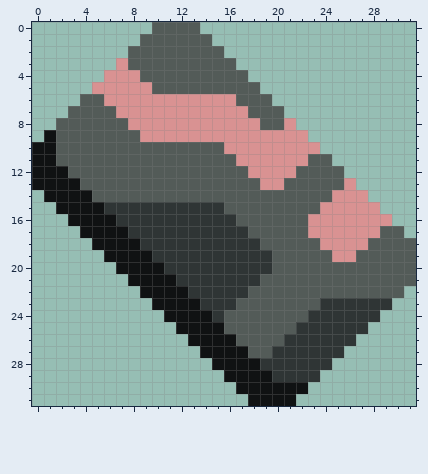
Pixel-art sprite -- sprites/items/mech-plating.png. Above, as it was before the edit.
The file is 32x32 pixels.
And afterwards:
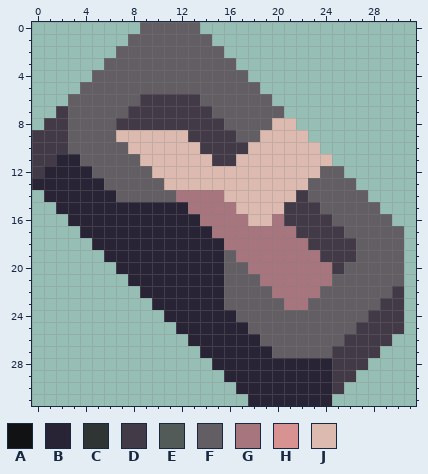
Palette (. is transparent): A #101213  B #292435  C #2f3535  D #433a48  E #535b58  F #625e63  G #a7757d  H #d99292  J #ddbaaf
Edits made:
@@ x 0..31 @@
- 0 ..........EEEE..................
- 1 .........EEEEEE.................
- 2 ........EEEEEEEE................
- 3 .......HEEEEEEEEE...............
- 4 ......HHHEEEEEEEEE..............
- 5 .....HHHHHEEEEEEEEE.............
- 6 ....EEHHHHHHHHHHHEEE............
- 7 ...EEEEHHHHHHHHHHHEEE...........
- 8 ..EEEEEEHHHHHHHHHHHEEH..........
- 9 .AEEEEEEEHHHHHHHHHHHHHH.........
-10 AAEEEEEEEEEEEEEEHHHHHHHH........
-11 AAEEEEEEEEEEEEEEEHHHHHHEE.......
-12 AAAEEEEEEEEEEEEEEEHHHHEEEE......
-13 AAAAEEEEEEEEEEEEEEEHHEEEEEH.....
-14 .AAAAEEEEEEEEEEEEEEEEEEEEHHH....
-15 ..AAAACCCCCCCCCCEEEEEEEEHHHHH...
-16 ...AAAACCCCCCCCCCEEEEEEHHHHHHH..
-17 ....AAAACCCCCCCCCCEEEEEHHHHHHEE.
-18 .....AAAACCCCCCCCCCEEEEEHHHHEEEE
-19 ......AAAACCCCCCCCCCEEEEEHHEEEEE
-20 .......AAAACCCCCCCCCEEEEEEEEEEEE
-21 ........AAAACCCCCCCEEEEEEEEEEEEE
-22 .........AAAACCCCCEEEEEEEEEEEEE.
-23 ..........AAAACCCEEEEEEECCCCCC..
-24 ...........AAAACEEEEEEECCCCCC...
-25 ............AAAAEEEEEECCCCCC....
-26 .............AAAAEEEECCCCCC.....
-27 ..............AAAAEECCCCCC......
-28 ...............AAAACCCCCC.......
-29 ................AAAACCCC........
-30 .................AAAAAA.........
-31 ..................AAAA..........
+ 0 .........FFFFF..................
+ 1 ........FFFFFFF.................
+ 2 .......FFFFFFFFF................
+ 3 ......FFFFFFFFFFF...............
+ 4 .....FFFFFFFFFFFFF..............
+ 5 ....FFFFFFFFFFFFFFF.............
+ 6 ...FFFFFFDDDDDFFFFFF............
+ 7 ..DFFFFFDDDDDDDFFFFFF...........
+ 8 .DDFFFFDDDDDDDDDFFFFJJ..........
+ 9 DDDFFFFJJJJJJDDDDFFJJJJ.........
+10 DDDFFFFFJJJJJJDDDDJJJJJJ........
+11 DDBBFFFFFJJJJJJDDJJJJJJJJ.......
+12 DBBBBFFFFFJJJJJJJJJJJJJJFF......
+13 BBBBBBFFFFFJJJJJJJJJJJJFFFF.....
+14 .BBBBBBFFFFFGGGGJJJJJJDFFFFF....
+15 ..BBBBBBBBBBBGGGGJJJJDDDFFFFF...
+16 ...BBBBBBBBBBBGGGGJJGDDDDFFFFF..
+17 ....BBBBBBBBBBBGGGGGGGDDDDFFFFF.
+18 .....BBBBBBBBBBBGGGGGGGDDDDFFFF.
+19 ......BBBBBBBBBBFGGGGGGGDDDFFFF.
+20 .......BBBBBBBBBFFGGGGGGGDFFFFF.
+21 ........BBBBBBBBFFFGGGGGGFFFFFF.
+22 .........BBBBBBBFFFFGGGGFFFFFFD.
+23 ..........BBBBBBFFFFFGGFFFFFFDD.
+24 ...........BBBBBBFFFFFFFFFFFDDD.
+25 ............BBBBBBFFFFFFFFFDDDD.
+26 .............BBBBBBFFFFFFFDDDD..
+27 ..............BBBBBBFFFFFDDDD...
+28 ...............BBBBBBBBBBDDD....
+29 ................BBBBBBBBBDD.....
+30 .................BBBBBBBBD......
+31 ..................BBBBBBB.......
Boxes around the changes in both pictures, in picture pixels (x1, y1, x2, y2):
changed: (32, 22, 416, 406)
